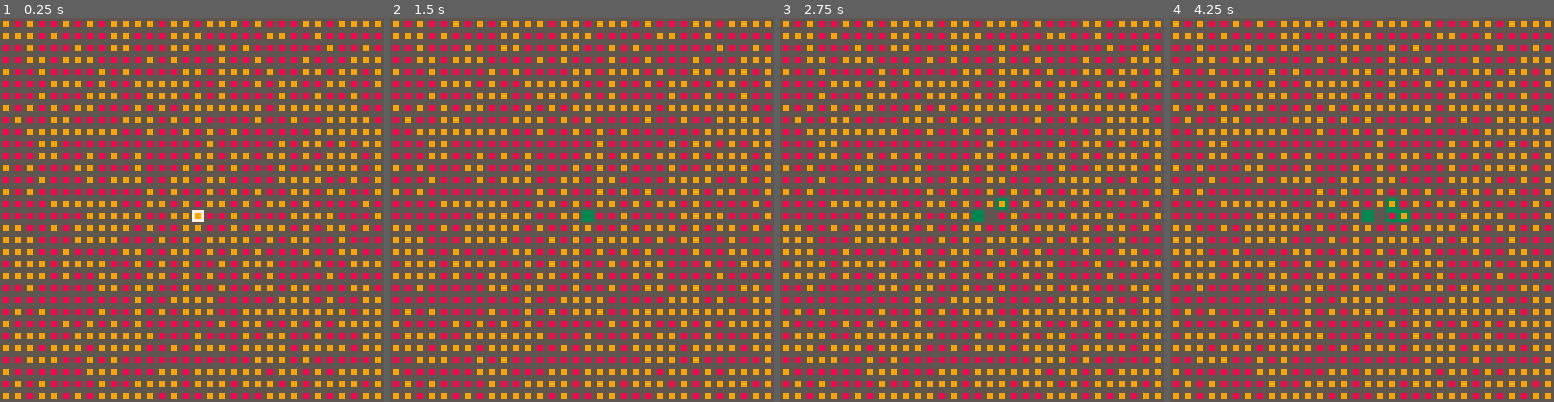
Above: before the commit, frames 1-4 (left to right).
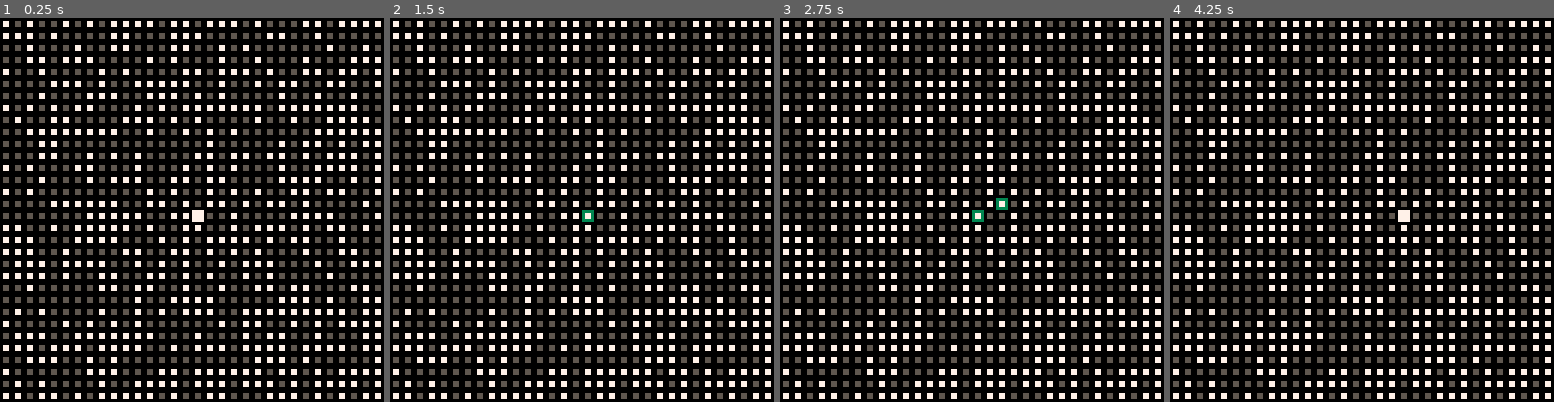
Above: after the commit, the same moments.

Repository: adam-sporka/pico-8-projects
Game: PICO-8 cartridge games/zapalike/match.p8
Two runs of this game, one before a commit and one after it. Both use one fixed random seed, a clock stepped at 60 frames per second and the inputs below.
Inputs:
- Up to frame 1 (0.25 s): no input
- Up to frame 2 (1.5 s): tap X (X key) at 0.33, 1.07 s; tap O (Z key) at 0.7 s
- Up to frame 3 (2.75 s): hold Right 1.6-2.1 s; tap O (Z key) at 1.7, 2.1, 2.5 s; tap X (X key) at 1.85 s; hold Up 2.15-2.42 s; hold Right from 2.47 s (still down)
- Up to frame 4 (4.25 s): tap O (Z key) every 0.4 s from 2.9 to 4.1 s; tap X (X key) at 2.97, 4.08 s; release Right at 3.03 s; hold Left 3.08-3.58 s; hold Down 3.63-3.97 s; hold Right from 4.02 s (still down)

The runs differ from the first frame. In frame 1, 100% of the frame differs, in the area x 0-100%, y 0-100%; in frame 2, 100%; in frame 3, 100%; in frame 4, 100%.

Commit message:
Zapalike (2016-09-25): Color scheme, Z+X clear mask

Diff:
--- a/games/zapalike/match.p8
+++ b/games/zapalike/match.p8
@@ -45,6 +45,9 @@
 function compare_masks(cx,cy)
 	dx=cx-lx
 	dy=cy-ly
+	if (dx==0 and dy==0) then
+		return 0
+	end
 	success=1
 	for x=0,31 do
 		for y=0,31 do
@@ -80,7 +83,7 @@
 end
 
 function _draw()
-	rectfill(0,0,127,127,5)
+	rectfill(0,0,127,127,0)
 	rectfill(cx*4,cy*4,cx*4+3,cy*4+3,7)
 
 	for y=0,31 do
@@ -105,6 +108,9 @@
 	if (btnp(3)) then cy+=1 end
 	if (btnp(4)) then toggle_mask(cx,cy) end
 	if (btnp(5)) then compare_masks(cx,cy) end
+	if (btn(4) and btn(5)) then
+		clear_mask()
+	end
 end
 
 __gfx__
@@ -117,8 +123,8 @@
 00000000000000000000000000000000000000000000000000000000000000000000000000000000000000000000000000000000000000000000000000000000
 00000000000000000000000000000000000000000000000000000000000000000000000000000000000000000000000000000000000000000000000000000000
 00000000000000000000000000000000000000000000000000000000000000000000000000000000000000000000000000000000000000000000000000000000
-088000000990000000a0000000b000000cc000000dd000000e0000000f0000000000000000000000000000000000000000000000000000000000000000000000
-08800000099000000a0000000bb0000000c000000dd000000e00000000f000000000000000000000000000000000000000000000000000000000000000000000
+055000000770000000a0000000b000000cc000000dd000000e0000000f0000000000000000000000000000000000000000000000000000000000000000000000
+05500000077000000a0000000bb0000000c000000dd000000e00000000f000000000000000000000000000000000000000000000000000000000000000000000
 00000000000000000000000000000000000000000000000000000000000000000000000000000000000000000000000000000000000000000000000000000000
 00000000000000000000000000000000000000000000000000000000000000000000000000000000000000000000000000000000000000000000000000000000
 00000000000000000000000000000000000000000000000000000000000000000000000000000000000000000000000000000000000000000000000000000000
